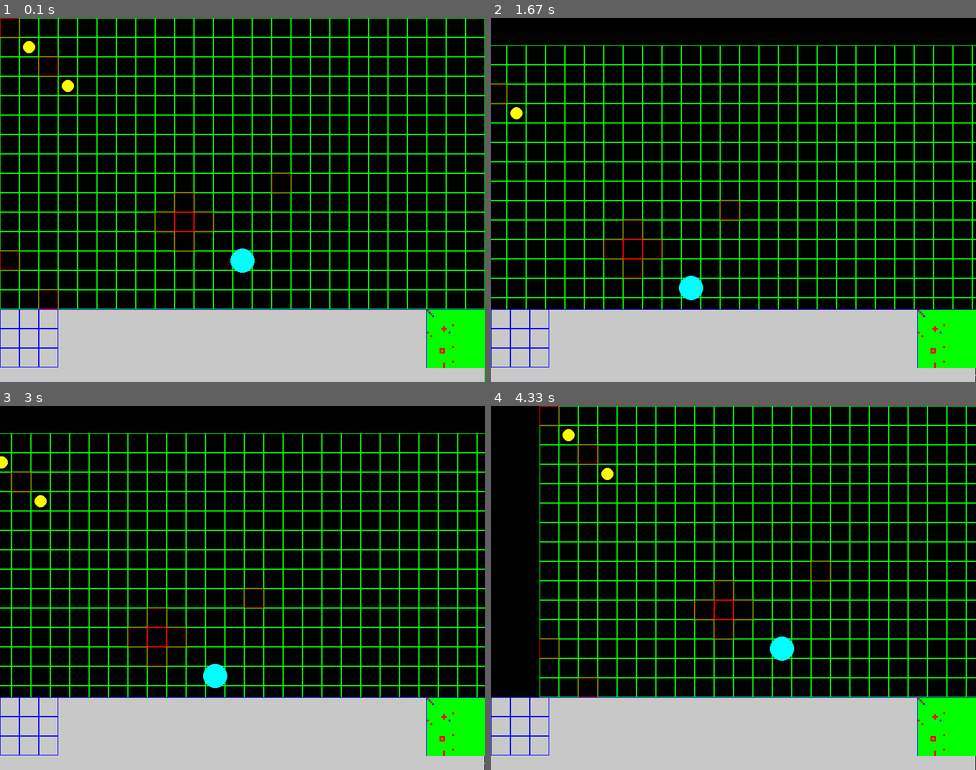
Above: before the commit, frames 1-4 (two rows, left to right).
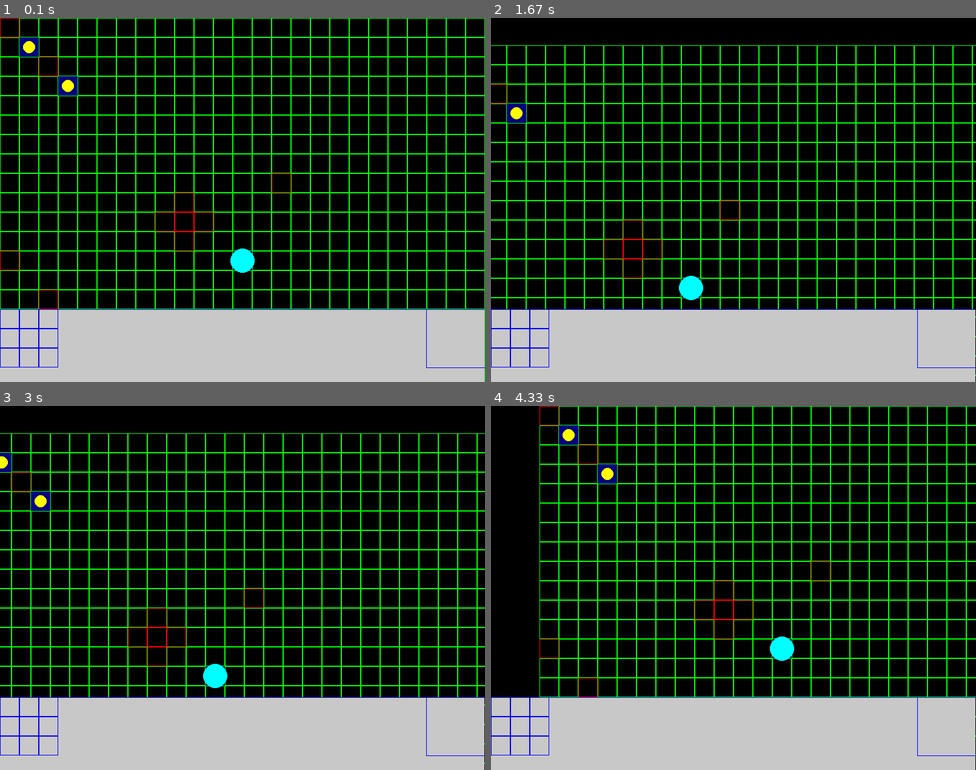
Above: after the commit, the same moments.

Repository: Xitog/tallentaa
Game: pygame game, started from projet_rts/python/rts.py
Two runs of this game, one before a commit and one after it. Both use one fixed random seed, a clock stepped at 60 frames per second and the inputs below.
Inputs (mouse positions are in pixels of both pictures, inside the frame that each line leads up to):
- Up to frame 1 (0.1 s): no input
- Up to frame 2 (1.67 s): press the mouse at (888, 189) at 0.37 s; move the mouse to (811, 207) at 0.47 s; release the mouse at (733, 221) at 0.6 s; hold Right 0.67-1.13 s; hold Up 1.17-1.47 s; right-click (607, 65) at 1.55 s
- Up to frame 3 (3 s): hold Right 1.83-2.3 s; hold Shift 2.33-2.87 s; hold Left 2.33-2.87 s; hold Left from 2.9 s (still down)
- Up to frame 4 (4.33 s): release Left at 3.43 s; hold Down 3.47-3.77 s; hold Left 3.8-4.2 s; press the mouse at (607, 453) at 4.27 s

The runs differ from the first frame. In frame 1, 2.2% of the frame differs, in the area x 4-100%, y 5-97%; in frame 2, 2.1%; in frame 3, 2.2%; in frame 4, 2.2%, in the area x 14-100%, y 5-97%.

Commit message:
Déplacement "transionnel" d'une case à l'autre
Déplacement transitionnel d'une case à une autre.
Création de la classe Pair.
Respect des cases impassables en déplacement.

Diff:
--- a/projet_rts/python/rts.py
+++ b/projet_rts/python/rts.py
@@ -8,23 +8,20 @@
 # div X and Y by 32 + math.trunc -> give the square where we are
 # multiply by 32 -> give where we start to display
 
-import pygame, sys, math, os
+import pygame, sys, math
 from pygame.locals import *
-os.environ['SDL_VIDEO_CENTERED'] = '1' # only use of os
-DEBUG = False
+
 
 class Camera:
-
     def __init__(self, width, height):
         self.width = width
         self.height = height
         self.size = width, height
         pygame.init()
-        self.screen = pygame.display.set_mode(self.size)
+        self.screen = pygame.display.set_mode(self.size)  # , pygame.FULLSCREEN | pygame.HWSURFACE)
 
 
 class Particles:
-
     def __init__(self):
         self.core = []
 
@@ -44,7 +41,6 @@
 
 
 class Particle:
-
     def __init__(self, pos, dir, target, ttl, guided=False):
         self.x = pos[0]
         self.y = pos[1]
@@ -60,8 +56,8 @@
         if self.ttl == 0:
             return 0
         if not self.guided:
-            self.x += self.vel*self.ax
-            self.y += self.vel*self.ay
+            self.x += self.vel * self.ax
+            self.y += self.vel * self.ay
         else:
             pass
         # print self.x > self.tx and self.y > self.ty
@@ -73,10 +69,10 @@
 
 
 class World:
-
-    def __init__(self):
+    def __init__(self, world_map):
         self.particles = Particles()
         self.unit_map = World.create_map(32, 32, 0)
+        self.world_map = world_map
 
     @staticmethod
     def create_map(lines, columns, value):
@@ -90,14 +86,12 @@
 
 
 class Player:
-
     def __init__(self, world, player_color):
         self.world = world
         self.color = player_color
 
 
 class Order:
-
     def __init__(self, kind=None, x=0, y=0, target=None):
         self.x = x  # (x/32*32)+16
         self.y = y  # (y/32*32)+16
@@ -105,12 +99,41 @@
         self.kind = kind
 
 
+class Pair:
+    def __init__(self, x, y, rep=1):
+        if rep != 1 and rep != 32:
+            raise Exception("rep must be 32 or 1")
+        self.x = x
+        self.y = y
+        self.rep = rep
+
+    def set(self, x, y):
+        self.x = x
+        self.y = y
+
+    def __eq__(self, other):
+        if other is None:
+            return False
+        if self.rep != other.rep:
+            x = other.x * 32
+            y = other.y * 32
+        else:
+            x = other.x
+            y = other.y
+        return isinstance(other, self.__class__) and self.x == x and self.y == y
+
+    def __ne__(self, other):
+        return not self.__eq__(other)
+
+    def __str__(self):
+        return "[" + str(self.x) + ", " + str(self.y) + "]"
+
+
 class Unit:
-
     def __init__(self, player, x, y, size, range, life, dom, reload=50):
         self.player = player
-        self.real_x = x*32+16
-        self.real_y = y*32+16
+        self.real_x = x * 32 + 16
+        self.real_y = y * 32 + 16
         self.x = x
         self.y = y
         self.size = size
@@ -121,7 +144,13 @@
         self.reload = reload
         self.cpt = 0
         self.cpt_move = 0
-        self.speed_move = 20
+        self.speed_move = 1
+        self.speed_step = 2  # must be 1 or a multiple of 2
+
+        # Transitional movement system (TMS)
+        self.transition = None
+        self.destination = None
+        self.previous32 = None
 
     def __str__(self):
         return str(id(self))
@@ -139,10 +168,12 @@
                 if r: del self.orders[0]
             elif o.kind == 'attack':
                 # print o.kind, o.target, o.target.x, o.target.y
-                if math.sqrt((self.x-o.target.x)**2 + (self.y-o.target.y)**2) > self.range or (self.x-16) % 32 != 0 or (self.y-16) % 32 != 0:
+                if math.sqrt((self.x - o.target.x) ** 2 + (self.y - o.target.y) ** 2) > self.range or (
+                        self.x - 16) % 32 != 0 or (self.y - 16) % 32 != 0:
                     self.go(o.target.x, o.target.y)
                 elif self.cpt <= 0:
-                    world.particles.add(Particle([self.x,self.y], [1, 1, 4], [o.target.x, o.target.y], self.range+10, False))
+                    world.particles.add(
+                        Particle([self.x, self.y], [1, 1, 4], [o.target.x, o.target.y], self.range + 10, False))
                     o.target.life -= self.dom
                     self.cpt = self.reload
                     if o.target.life <= 0:
@@ -166,40 +197,65 @@
         else:
             self.cpt_move = self.speed_move
 
-        # 32 en 32
-        from_x = self.x
-        from_y = self.y
-        to_x = x
-        to_y = y
-
-        # print 'destination x,y = ', x,y
-        # print 'destination/32 x,y = ', to_x32, to_y32
-
-        if to_x > from_x:
-            n_x = from_x+1
-        elif to_x < from_x:
-            n_x = from_x - 1
-        elif to_x == from_x:
-            n_x = from_x
-        if to_y > from_y:
-            n_y = from_y+1
-        elif to_y < from_y:
-            n_y = from_y - 1
-        elif to_y == from_y:
-            n_y = from_y
-
-        if self.player.world.unit_map[n_x][n_y] == 0:
-            self.x = n_x
-            self.y = n_y
-            self.real_x = n_x * 32 + 16
-            self.real_y = n_y * 32 + 16
+        if self.destination is None:
+            # 32 en 32
+            from_x = self.x
+            from_y = self.y
+            to_x = x
+            to_y = y
+
+            # print 'destination x,y = ', x,y
+            # print 'destination/32 x,y = ', to_x32, to_y32
+
+            if to_x > from_x:
+                n_x = from_x + 1
+            elif to_x < from_x:
+                n_x = from_x - 1
+            elif to_x == from_x:
+                n_x = from_x
+            if to_y > from_y:
+                n_y = from_y + 1
+            elif to_y < from_y:
+                n_y = from_y - 1
+            elif to_y == from_y:
+                n_y = from_y
+
+            if self.player.world.unit_map[n_x][n_y] == 0 and self.player.world.world_map[n_y][n_x] == 0:
+                self.destination = Pair(n_x * 32 + 16, n_y * 32 + 16)
+                self.player.world.unit_map[n_x][n_y] = -1
+
+        if self.destination is not None and self.transition is None:
+            self.transition = Pair(self.x * 32 + 16, self.y * 32 + 16)
+
+        if self.transition != self.destination:
+            if self.transition.x < self.destination.x:
+                self.transition.x += self.speed_step
+            elif self.transition.x > self.destination.x:
+                self.transition.x -= self.speed_step
+            if self.transition.y < self.destination.y:
+                self.transition.y += self.speed_step
+            elif self.transition.y > self.destination.y:
+                self.transition.y -= self.speed_step
+
+        if self.transition is not None:
+            self.real_x = self.transition.x
+            self.real_y = self.transition.y
+        else:
+            self.real_x = self.x * 32 + 16
+            self.real_y = self.y * 32 + 16
+
+        if self.destination == self.transition and self.destination is not None:
+            self.x = int((self.destination.x - 16) / 32)
+            self.y = int((self.destination.y - 16) / 32)
+            self.destination = None
+            self.transition = None
 
         # nx = self.x
         # ny = self.y
 
         # print 'go', x, y, 'from', self.x, self.y
         # if x > self.x:
-        #     nx += 1
+        # nx += 1
         # elif x < self.x:
         #     nx -= 1
         # if y > self.y:
@@ -218,9 +274,49 @@
         # if not coll:
         #     self.x = nx
         #     self.y = ny
+
+        print(self.x, self.y, "tr= ", self.transition, "dst= ", self.destination)
         return self.x == x and self.y == y
 
-w1 = World()
+my_map = [
+    [1, 0, 0, 0, 0, 0, 0, 0, 0, 0, 0, 0, 0, 0, 0, 0, 0, 0, 0, 0, 0, 0, 0, 0, 0, 0, 0, 0, 0, 0, 0, 0],
+    [0, 0, 0, 0, 0, 0, 0, 0, 0, 0, 0, 0, 0, 0, 0, 0, 0, 0, 0, 0, 0, 0, 0, 0, 0, 0, 0, 0, 0, 0, 0, 0],
+    [0, 0, 1, 0, 0, 0, 0, 0, 0, 0, 0, 0, 0, 0, 0, 0, 0, 0, 0, 0, 0, 0, 0, 0, 0, 0, 0, 0, 0, 0, 0, 0],
+    [0, 0, 0, 0, 0, 0, 0, 0, 0, 0, 0, 0, 0, 0, 0, 0, 0, 0, 0, 0, 0, 0, 0, 0, 0, 0, 0, 0, 0, 0, 0, 0],
+    [0, 0, 0, 0, 0, 0, 0, 0, 0, 0, 0, 0, 0, 0, 0, 0, 0, 0, 0, 0, 0, 0, 0, 0, 0, 0, 0, 0, 0, 0, 0, 0],
+    [0, 0, 0, 0, 0, 0, 0, 0, 0, 0, 0, 0, 0, 0, 0, 0, 0, 0, 0, 0, 0, 0, 0, 0, 0, 0, 0, 0, 0, 0, 0, 0],
+    [0, 0, 0, 0, 0, 0, 0, 0, 0, 0, 0, 0, 0, 0, 0, 0, 0, 0, 0, 0, 0, 0, 0, 0, 0, 0, 0, 0, 0, 0, 0, 0],
+    [0, 0, 0, 0, 0, 0, 0, 0, 0, 0, 0, 0, 0, 0, 0, 0, 0, 0, 0, 0, 0, 0, 0, 0, 0, 0, 0, 0, 0, 0, 0, 0],
+    [0, 0, 0, 0, 0, 0, 0, 0, 0, 0, 0, 0, 0, 0, 1, 0, 0, 0, 0, 0, 0, 0, 0, 0, 0, 0, 0, 0, 0, 0, 0, 0],
+    [0, 0, 0, 0, 0, 0, 0, 0, 0, 1, 0, 0, 0, 0, 0, 0, 0, 0, 0, 0, 0, 0, 0, 0, 0, 0, 0, 0, 0, 0, 0, 0],
+    [0, 0, 0, 0, 0, 0, 0, 0, 1, 1, 1, 0, 0, 0, 0, 0, 0, 0, 0, 0, 0, 0, 0, 0, 0, 0, 0, 0, 0, 0, 0, 0],
+    [0, 0, 0, 0, 0, 0, 0, 0, 0, 1, 0, 0, 0, 0, 0, 0, 0, 0, 0, 0, 0, 0, 0, 0, 0, 0, 0, 0, 0, 0, 0, 0],
+    [1, 0, 0, 0, 0, 0, 0, 0, 0, 0, 0, 0, 0, 0, 0, 0, 0, 0, 0, 0, 0, 0, 0, 0, 0, 0, 0, 0, 0, 0, 0, 0],
+    [0, 0, 0, 0, 0, 0, 0, 0, 0, 0, 0, 0, 0, 0, 0, 0, 0, 0, 0, 0, 0, 0, 0, 0, 0, 0, 0, 0, 0, 0, 0, 0],
+    [0, 0, 1, 0, 0, 0, 0, 0, 0, 0, 0, 0, 0, 0, 0, 0, 0, 0, 0, 0, 0, 0, 0, 0, 0, 0, 0, 0, 0, 0, 0, 0],
+    [0, 0, 0, 0, 0, 0, 0, 0, 0, 0, 0, 0, 0, 0, 0, 0, 0, 0, 0, 0, 0, 0, 0, 0, 0, 0, 0, 0, 0, 0, 0, 0],
+    [0, 0, 0, 0, 0, 0, 0, 0, 0, 0, 0, 0, 0, 0, 0, 0, 0, 0, 0, 0, 0, 0, 0, 0, 0, 0, 0, 0, 0, 0, 0, 0],
+    [0, 0, 0, 0, 0, 0, 0, 0, 0, 0, 0, 0, 0, 0, 0, 0, 0, 0, 0, 0, 0, 0, 0, 0, 0, 0, 0, 0, 0, 0, 0, 0],
+    [0, 0, 0, 0, 0, 0, 0, 0, 0, 0, 0, 0, 0, 0, 0, 0, 0, 0, 0, 0, 0, 0, 0, 0, 0, 0, 0, 0, 0, 0, 0, 0],
+    [0, 0, 0, 0, 0, 0, 0, 0, 0, 0, 0, 0, 0, 0, 0, 0, 0, 0, 0, 0, 0, 0, 0, 0, 0, 0, 0, 0, 0, 0, 0, 0],
+    [0, 0, 0, 0, 0, 0, 0, 0, 0, 0, 0, 0, 0, 0, 1, 0, 0, 0, 0, 0, 0, 0, 0, 0, 0, 0, 0, 0, 0, 0, 0, 0],
+    [0, 0, 0, 0, 0, 0, 0, 1, 1, 1, 0, 0, 0, 0, 0, 0, 0, 0, 0, 0, 0, 0, 0, 0, 0, 0, 0, 0, 0, 0, 0, 0],
+    [0, 0, 0, 0, 0, 0, 0, 1, 0, 1, 0, 0, 0, 0, 0, 0, 0, 0, 0, 0, 0, 0, 0, 0, 0, 0, 0, 0, 0, 0, 0, 0],
+    [0, 0, 0, 0, 0, 0, 0, 1, 1, 1, 0, 0, 0, 0, 0, 0, 0, 0, 0, 0, 0, 0, 0, 0, 0, 0, 0, 0, 0, 0, 0, 0],
+    [0, 0, 0, 0, 0, 0, 0, 0, 0, 0, 0, 0, 0, 0, 0, 0, 0, 0, 0, 0, 0, 0, 0, 0, 0, 0, 0, 0, 0, 0, 0, 0],
+    [0, 0, 0, 0, 0, 0, 0, 0, 0, 0, 0, 0, 0, 0, 0, 0, 0, 0, 0, 0, 0, 0, 0, 0, 0, 0, 0, 0, 0, 0, 0, 0],
+    [0, 0, 0, 0, 0, 0, 0, 0, 0, 0, 0, 0, 0, 0, 0, 0, 0, 0, 0, 0, 0, 0, 0, 0, 0, 0, 0, 0, 0, 0, 0, 0],
+    [0, 0, 0, 0, 0, 0, 0, 0, 0, 0, 0, 0, 0, 0, 0, 0, 0, 0, 0, 0, 0, 0, 0, 0, 0, 0, 0, 0, 0, 0, 0, 0],
+    [0, 0, 0, 0, 0, 0, 0, 0, 0, 0, 0, 0, 0, 0, 1, 0, 0, 0, 0, 0, 0, 0, 0, 0, 0, 0, 0, 0, 0, 0, 0, 0],
+    [0, 0, 0, 0, 0, 0, 0, 0, 0, 1, 0, 0, 0, 0, 0, 0, 0, 0, 0, 0, 0, 0, 0, 0, 0, 0, 0, 0, 0, 0, 0, 0],
+    [0, 0, 0, 0, 0, 0, 0, 0, 0, 1, 0, 0, 0, 0, 0, 0, 0, 0, 0, 0, 0, 0, 0, 0, 0, 0, 0, 0, 0, 0, 0, 0],
+    [0, 0, 0, 0, 0, 0, 0, 0, 0, 1, 0, 0, 0, 0, 0, 0, 0, 0, 0, 0, 0, 0, 0, 0, 0, 0, 0, 0, 0, 0, 0, 0],
+]
+
+print('mapX :', len(my_map[0]))
+print('mapY :', len(my_map))
+
+w1 = World(my_map)
 j1 = Player(w1, Color(255, 255, 0))
 j2 = Player(w1, Color(0, 255, 255))
 
@@ -237,8 +333,8 @@
 
 
 def xrect(x1, y1, x2, y2):
-    tx = abs(x1-x2)
-    ty = abs(y1-y2)
+    tx = abs(x1 - x2)
+    ty = abs(y1 - y2)
     if x1 > x2:
         rx = x2
     else:
@@ -252,24 +348,24 @@
 
 def select(x, y):
     global w1
-    x = math.trunc(x/32)
-    y = math.trunc(y/32)
+    x = math.trunc(x / 32)
+    y = math.trunc(y / 32)
     if w1.unit_map[x][y] != 0:
         return w1.unit_map[x][y]
     else:
         return False
-    # global units
-    # for u in units:
-    #    if u.real_x-u.size <= x <= u.real_x + u.size and u.real_y-u.size <= y <= u.real_y+u.size:
-    #        return u
-    # return False
+        # global units
+        # for u in units:
+        # if u.real_x-u.size <= x <= u.real_x + u.size and u.real_y-u.size <= y <= u.real_y+u.size:
+        #        return u
+        # return False
 
 
 def select_zone(x, y, w, h):
-    x = math.trunc(x/32)
-    y = math.trunc(y/32)
-    w = math.trunc(w/32)
-    h = math.trunc(h/32)
+    x = math.trunc(x / 32)
+    y = math.trunc(y / 32)
+    w = math.trunc(w / 32)
+    h = math.trunc(h / 32)
     # print(x, y, w, h)
     ul = []
     if x == w and y == h:  # a square
@@ -278,63 +374,23 @@
     else:  # a zone
         for i in range(x, w):
             for j in range(y, h):
-                if DEBUG: print(i,j)
+                print(i, j)
                 if w1.unit_map[i][j] != 0:
                     ul.append(w1.unit_map[i][j])
     return ul
 
 
 def x2r(x, X):
-    return x*32+X+16
+    return x * 32 + X + 16
 
 
 def y2r(y, Y):
-    return y*32+Y+16
+    return y * 32 + Y + 16
 
 # -----------------------------------------------------------------------------
 # Current setting
 
-my_map = [
-    [1, 0, 0, 0, 0, 0,0,0,0,0,0,0,0,0,0,0,0,0,0,0,0,0,0,0,0,0,0,0,0,0,0, 0],
-    [0, 0, 0, 0, 0, 0,0,0,0,0,0,0,0,0,0,0,0,0,0,0,0,0,0,0,0,0,0,0,0,0,0, 0],
-    [0, 0, 1, 0, 0, 0,0,0,0,0,0,0,0,0,0,0,0,0,0,0,0,0,0,0,0,0,0,0,0,0,0, 0],
-    [0, 0, 0, 0, 0, 0,0,0,0,0,0,0,0,0,0,0,0,0,0,0,0,0,0,0,0,0,0,0,0,0,0, 0],
-    [0, 0, 0, 0, 0, 0,0,0,0,0,0,0,0,0,0,0,0,0,0,0,0,0,0,0,0,0,0,0,0,0,0, 0],
-    [0, 0, 0, 0, 0, 0,0,0,0,0,0,0,0,0,0,0,0,0,0,0,0,0,0,0,0,0,0,0,0,0,0, 0],
-    [0, 0, 0, 0, 0, 0,0,0,0,0,0,0,0,0,0,0,0,0,0,0,0,0,0,0,0,0,0,0,0,0,0, 0],
-    [0, 0, 0, 0, 0, 0,0,0,0,0,0,0,0,0,0,0,0,0,0,0,0,0,0,0,0,0,0,0,0,0,0, 0],
-    [0, 0, 0, 0, 0, 0,0,0,0,0,0,0,0,0,1,0,0,0,0,0,0,0,0,0,0,0,0,0,0,0,0, 0],
-    [0, 0, 0, 0, 0, 0,0,0,0,1,0,0,0,0,0,0,0,0,0,0,0,0,0,0,0,0,0,0,0,0,0, 0],
-    [0, 0, 0, 0, 0, 0,0,0,1,1,1,0,0,0,0,0,0,0,0,0,0,0,0,0,0,0,0,0,0,0,0, 0],
-    [0, 0, 0, 0, 0, 0,0,0,0,1,0,0,0,0,0,0,0,0,0,0,0,0,0,0,0,0,0,0,0,0,0, 0],
-    [1, 0, 0, 0, 0, 0,0,0,0,0,0,0,0,0,0,0,0,0,0,0,0,0,0,0,0,0,0,0,0,0,0, 0],
-    [0, 0, 0, 0, 0, 0,0,0,0,0,0,0,0,0,0,0,0,0,0,0,0,0,0,0,0,0,0,0,0,0,0, 0],
-    [0, 0, 1, 0, 0, 0,0,0,0,0,0,0,0,0,0,0,0,0,0,0,0,0,0,0,0,0,0,0,0,0,0, 0],
-    [0, 0, 0, 0, 0, 0,0,0,0,0,0,0,0,0,0,0,0,0,0,0,0,0,0,0,0,0,0,0,0,0,0, 0],
-    [0, 0, 0, 0, 0, 0,0,0,0,0,0,0,0,0,0,0,0,0,0,0,0,0,0,0,0,0,0,0,0,0,0, 0],
-    [0, 0, 0, 0, 0, 0,0,0,0,0,0,0,0,0,0,0,0,0,0,0,0,0,0,0,0,0,0,0,0,0,0, 0],
-    [0, 0, 0, 0, 0, 0,0,0,0,0,0,0,0,0,0,0,0,0,0,0,0,0,0,0,0,0,0,0,0,0,0, 0],
-    [0, 0, 0, 0, 0, 0,0,0,0,0,0,0,0,0,0,0,0,0,0,0,0,0,0,0,0,0,0,0,0,0,0, 0],
-    [0, 0, 0, 0, 0, 0,0,0,0,0,0,0,0,0,1,0,0,0,0,0,0,0,0,0,0,0,0,0,0,0,0, 0],
-    [0, 0, 0, 0, 0, 0,0,1,1,1,0,0,0,0,0,0,0,0,0,0,0,0,0,0,0,0,0,0,0,0,0, 0],
-    [0, 0, 0, 0, 0, 0,0,1,0,1,0,0,0,0,0,0,0,0,0,0,0,0,0,0,0,0,0,0,0,0,0, 0],
-    [0, 0, 0, 0, 0, 0,0,1,1,1,0,0,0,0,0,0,0,0,0,0,0,0,0,0,0,0,0,0,0,0,0, 0],
-    [0, 0, 0, 0, 0, 0,0,0,0,0,0,0,0,0,0,0,0,0,0,0,0,0,0,0,0,0,0,0,0,0,0, 0],
-    [0, 0, 0, 0, 0, 0,0,0,0,0,0,0,0,0,0,0,0,0,0,0,0,0,0,0,0,0,0,0,0,0,0, 0],
-    [0, 0, 0, 0, 0, 0,0,0,0,0,0,0,0,0,0,0,0,0,0,0,0,0,0,0,0,0,0,0,0,0,0, 0],
-    [0, 0, 0, 0, 0, 0,0,0,0,0,0,0,0,0,0,0,0,0,0,0,0,0,0,0,0,0,0,0,0,0,0, 0],
-    [0, 0, 0, 0, 0, 0,0,0,0,0,0,0,0,0,1,0,0,0,0,0,0,0,0,0,0,0,0,0,0,0,0, 0],
-    [0, 0, 0, 0, 0, 0,0,0,0,1,0,0,0,0,0,0,0,0,0,0,0,0,0,0,0,0,0,0,0,0,0, 0],
-    [0, 0, 0, 0, 0, 0,0,0,0,1,0,0,0,0,0,0,0,0,0,0,0,0,0,0,0,0,0,0,0,0,0, 0],
-    [0, 0, 0, 0, 0, 0,0,0,0,1,0,0,0,0,0,0,0,0,0,0,0,0,0,0,0,0,0,0,0,0,0, 0],
-]
-
-if DEBUG: print('mapX :', len(my_map[0]))
-if DEBUG: print('mapY :', len(my_map))
-
-
 def main_loop():
-
     MAP_X = 32  # need ?
     MAP_Y = 32  # need ?
 
@@ -366,21 +422,18 @@
 
     INTERFACE_Y = 480
 
-    stop = False
-    while not stop:
+    while 1:
 
         mx, my = pygame.mouse.get_pos()
-        mx32 = math.trunc((mx-X) / 32)
-        my32 = math.trunc((my-Y) / 32)
+        mx32 = math.trunc((mx - X) / 32)
+        my32 = math.trunc((my - Y) / 32)
 
         for event in pygame.event.get():
             if event.type == pygame.QUIT:
-                stop = True
-                break # stop event loop
+                exit()
             elif event.type == KEYDOWN:
                 if event.key == K_ESCAPE:
-                    stop = True
-                    break # stop event loop
+                    exit()
                 elif event.key == K_DOWN:
                     down = True
                 elif event.key == K_UP:
@@ -390,7 +443,7 @@
                 elif event.key == K_RIGHT:
                     right = True
                 elif event.key == K_LSHIFT:
-                    if DEBUG: print('add_mod!')
+                    print('add_mod!')
                     add_mod = True
             elif event.type == KEYUP:
                 if event.key == K_DOWN:
@@ -403,26 +456,26 @@
                     right = False
                 elif event.key == K_LSHIFT:
                     add_mod = False
-                    if DEBUG: print('stop add mod!')
+                    print('stop add mod!')
                 elif event.key == K_SPACE:
                     SCROLL_MOD += 1
             elif event.type == MOUSEBUTTONDOWN:
                 if event.button == 1:
                     if not SELECT_R:
                         SELECT_R = True
-                        SELECT_X = mx-X
-                        SELECT_Y = my-Y
+                        SELECT_X = mx - X
+                        SELECT_Y = my - Y
             elif event.type == MOUSEBUTTONUP:
                 SELECT_R = False
                 if event.button == 1:  # Left
                     if mx32 in range(0, MAP_X) and my32 in range(0, MAP_Y):
                         pass
                         # print('map=', my_map[mx32][my32])
-                    if DEBUG: print(SELECT_X, SELECT_Y, mx-X, my-Y)
-                    deb_x = min(SELECT_X, mx-X)
-                    fin_x = max(SELECT_X, mx-X)
-                    deb_y = min(SELECT_Y, my-Y)
-                    fin_y = max(SELECT_Y, my-Y)
+                    print(SELECT_X, SELECT_Y, mx - X, my - Y)
+                    deb_x = min(SELECT_X, mx - X)
+                    fin_x = max(SELECT_X, mx - X)
+                    deb_y = min(SELECT_Y, my - Y)
+                    fin_y = max(SELECT_Y, my - Y)
                     ul = select_zone(deb_x, deb_y, fin_x, fin_y)
                     # if select(mx-X, my-Y):
                     if ul:
@@ -436,19 +489,19 @@
                     else:
                         selected = []
                 elif event.button == 3:  # Right
-                    if DEBUG: print('button right')
-                    s = select(mx-X, my-Y)
+                    print('button right')
+                    s = select(mx - X, my - Y)
                     if not s:
                         for u in selected:
                             if not add_mod:
-                                if DEBUG: print('set order!')
-                                u.order(Order('go', math.trunc((mx-X)/32), math.trunc((my-Y)/32)))
-                                if DEBUG: print('go order at ', math.trunc((mx-X)/32), math.trunc((my-Y)/32))
+                                print('set order!')
+                                u.order(Order('go', math.trunc((mx - X) / 32), math.trunc((my - Y) / 32)))
+                                print('go order at ', math.trunc((mx - X) / 32), math.trunc((my - Y) / 32))
                             else:
-                                if DEBUG: print('add order!')
-                                if DEBUG: print(len(u.orders))
-                                u.add_order(Order('go', mx-X, my-Y))
-                                if DEBUG: print(len(u.orders))
+                                print('add order!')
+                                print(len(u.orders))
+                                u.add_order(Order('go', mx - X, my - Y))
+                                print(len(u.orders))
                     elif s.side != SIDE_PLAYER:
                         for u in selected:
                             if not add_mod:
@@ -456,12 +509,10 @@
                             else:
                                 u.add_order(Order('attack', target=s))
                 elif event.button == 2:
-                    if DEBUG: print('button 3')
-        if stop:
-            break # stop main loop
-
-    # -----------------------------------------------------------------------------
-    # Update
+                    print('button 3')
+
+                    # -----------------------------------------------------------------------------
+                    # Update
 
         if left:
             X += SCROLL_MOD
@@ -478,11 +529,11 @@
                 del u
 
         # for p in world.particles.core:
-        #     p.update()
+        # p.update()
         w1.particles.update()
 
-    # -----------------------------------------------------------------------------
-    # Render
+        # -----------------------------------------------------------------------------
+        # Render
 
         # print X, Y
 
@@ -493,59 +544,52 @@
                 # sys.stdout.write(str(my_map[yy][xx]))
                 r = my_map[yy][xx]
                 if r == 1:
-                    pygame.draw.rect(camera.screen, Color(255, 0, 0, 128), (xx*32+X, yy*32+Y, 32, 32), 1)
+                    pygame.draw.rect(camera.screen, Color(255, 0, 0, 128), (xx * 32 + X, yy * 32 + Y, 32, 32), 1)
                 else:
-                    pygame.draw.rect(camera.screen, Color(0, 255, 0, 128), (xx*32+X, yy*32+Y, 32, 32), 1)
+                    pygame.draw.rect(camera.screen, Color(0, 255, 0, 128), (xx * 32 + X, yy * 32 + Y, 32, 32), 1)
+                u = w1.unit_map[xx][yy]
+                if u == -1:
+                    pygame.draw.rect(camera.screen, Color(128, 0, 0, 8), (xx * 32 + X, yy * 32 + Y, 32, 32), 0)
+                elif u != 0:
+                    pygame.draw.rect(camera.screen, Color(0, 0, 128, 8), (xx * 32 + X, yy * 32 + Y, 32, 32), 0)
 
         if SELECT_R:
-            r = xrect(SELECT_X+X, SELECT_Y+Y, mx, my)
+            r = xrect(SELECT_X + X, SELECT_Y + Y, mx, my)
             pygame.draw.rect(camera.screen, Color(255, 255, 255, 255), r, 1)
 
         for u in units:
             if u in selected:
                 c = Color(0, 0, 255, 255)
                 if len(u.orders) > 0:
-                    lx = x2r(u.x, X)
-                    ly = y2r(u.y, Y)
+                    lx = u.real_x  # x2r(u.x, X)
+                    ly = u.real_y  # y2r(u.y, Y)
                     for o in u.orders:
                         if o.kind == 'go':
                             pygame.draw.circle(camera.screen, c, (x2r(o.x, X), y2r(o.y, Y)), 5, 0)
-                            pygame.draw.line(camera.screen, c, (lx+X, ly+Y), (x2r(o.x, X), y2r(o.y, Y)), 1)
+                            pygame.draw.line(camera.screen, c, (lx + X, ly + Y), (x2r(o.x, X), y2r(o.y, Y)), 1)
                             lx = o.x
                             ly = o.y
                         elif o.kind == 'attack':
-                            pygame.draw.circle(camera.screen, Color(255, 0, 0), (o.target.x+X, o.target.y+Y), 5, 0)
-                            pygame.draw.line(camera.screen, Color(255, 0, 0), (lx+X, ly+Y), (o.target.x+X, o.target.y+Y), 1)
+                            pygame.draw.circle(camera.screen, Color(255, 0, 0), (o.target.x + X, o.target.y + Y), 5, 0)
+                            pygame.draw.line(camera.screen, Color(255, 0, 0), (lx + X, ly + Y),
+                                             (o.target.x + X, o.target.y + Y), 1)
                             lx = o.target.x
                             ly = o.target.y
             else:
                 c = u.player.color
-            pygame.draw.circle(camera.screen, c, (u.real_x+X, u.real_y+Y), u.size, 0)
+            pygame.draw.circle(camera.screen, c, (u.real_x + X, u.real_y + Y), u.size, 0)
 
         for p in w1.particles.core:
-            pygame.draw.circle(camera.screen, Color(255, 0, 0), (p.x+X, p.y+Y), 3, 0)
+            pygame.draw.circle(camera.screen, Color(255, 0, 0), (p.x + X, p.y + Y), 3, 0)
 
         # Interface
         pygame.draw.rect(camera.screen, Color(200, 200, 200), (0, INTERFACE_Y, 799, 200), 0)
         pygame.draw.line(camera.screen, Color(0, 0, 255), (0, INTERFACE_Y), (799, INTERFACE_Y), 1)
         for xx in range(0, 3):
             for yy in range(0, 3):
-                pygame.draw.rect(camera.screen, Color(0, 0, 255), (xx*32, yy*32+INTERFACE_Y, 32, 32), 1)
-        pygame.draw.line(camera.screen, Color(0, 0, 255), (703, INTERFACE_Y), (703, INTERFACE_Y+96), 1)
-        pygame.draw.line(camera.screen, Color(0, 0, 255), (703, INTERFACE_Y+96), (799, INTERFACE_Y+96), 1)
-
-        # Minimap rendering
-        for xx in range(0, len(my_map[0])):
-            for yy in range(0, len(my_map)):
-                r = my_map[yy][xx]
-                if r == 1:
-                    color = Color(255, 0, 0, 128)
-                else:
-                    color = Color(0, 255, 0, 128)
-                if w1.unit_map[xx][yy] != 0:
-                    color = Color(0, 0, 255, 128)
-                #camera.screen.set_at((703+(xx*3), INTERFACE_Y+(yy*3)+1), color)
-                pygame.draw.rect(camera.screen, color, ( 704+(xx*3),INTERFACE_Y+(yy*3)+1, 3, 3), 0)
+                pygame.draw.rect(camera.screen, Color(0, 0, 255), (xx * 32, yy * 32 + INTERFACE_Y, 32, 32), 1)
+        pygame.draw.line(camera.screen, Color(0, 0, 255), (703, INTERFACE_Y), (703, INTERFACE_Y + 96), 1)
+        pygame.draw.line(camera.screen, Color(0, 0, 255), (703, INTERFACE_Y + 96), (799, INTERFACE_Y + 96), 1)
 
         # fin Interface
 
@@ -556,10 +600,4 @@
 
 
 if __name__ == '__main__':
-    try:
-        main_loop()
-    except:
-        print("Unexpected error:", sys.exc_info()[0])
-    finally:
-        pygame.quit() # Keep this IDLE friendly from https://www.pygame.org/wiki/FrequentlyAskedQuestions
-        print('Goodbye')
+    main_loop()
